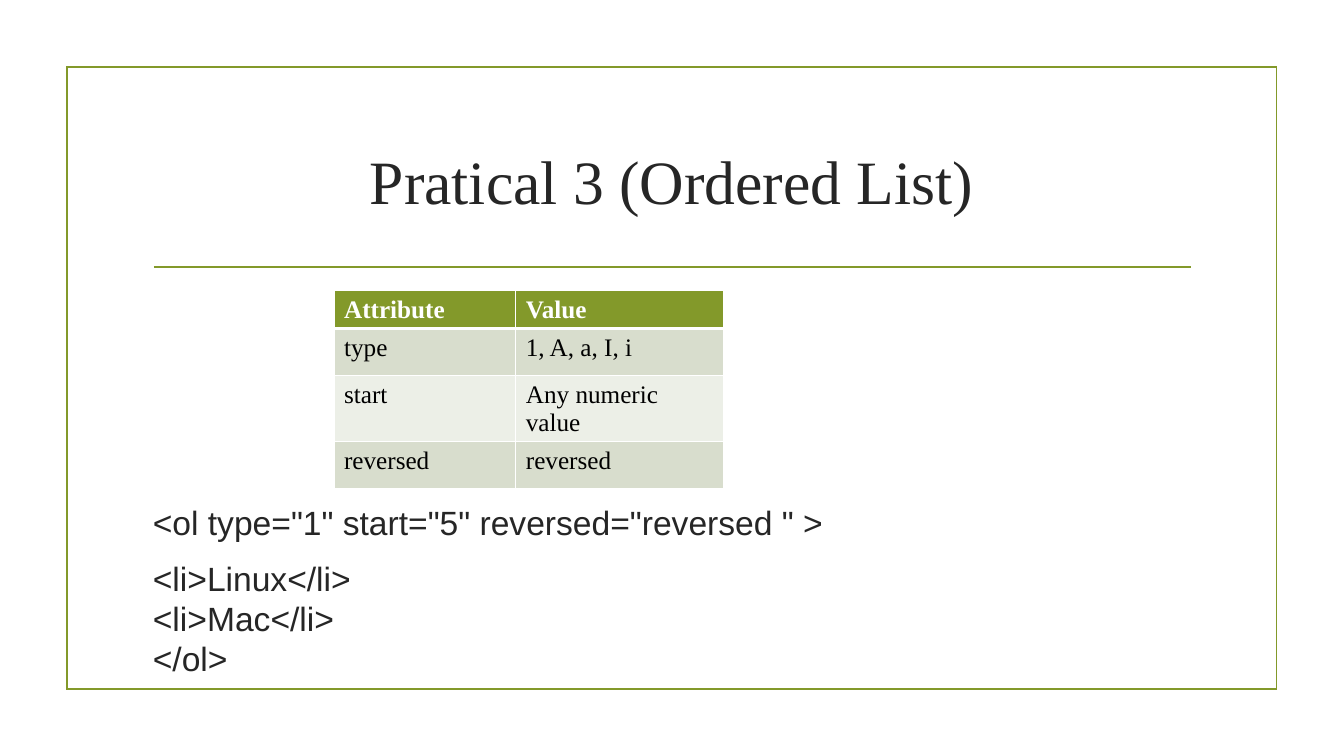
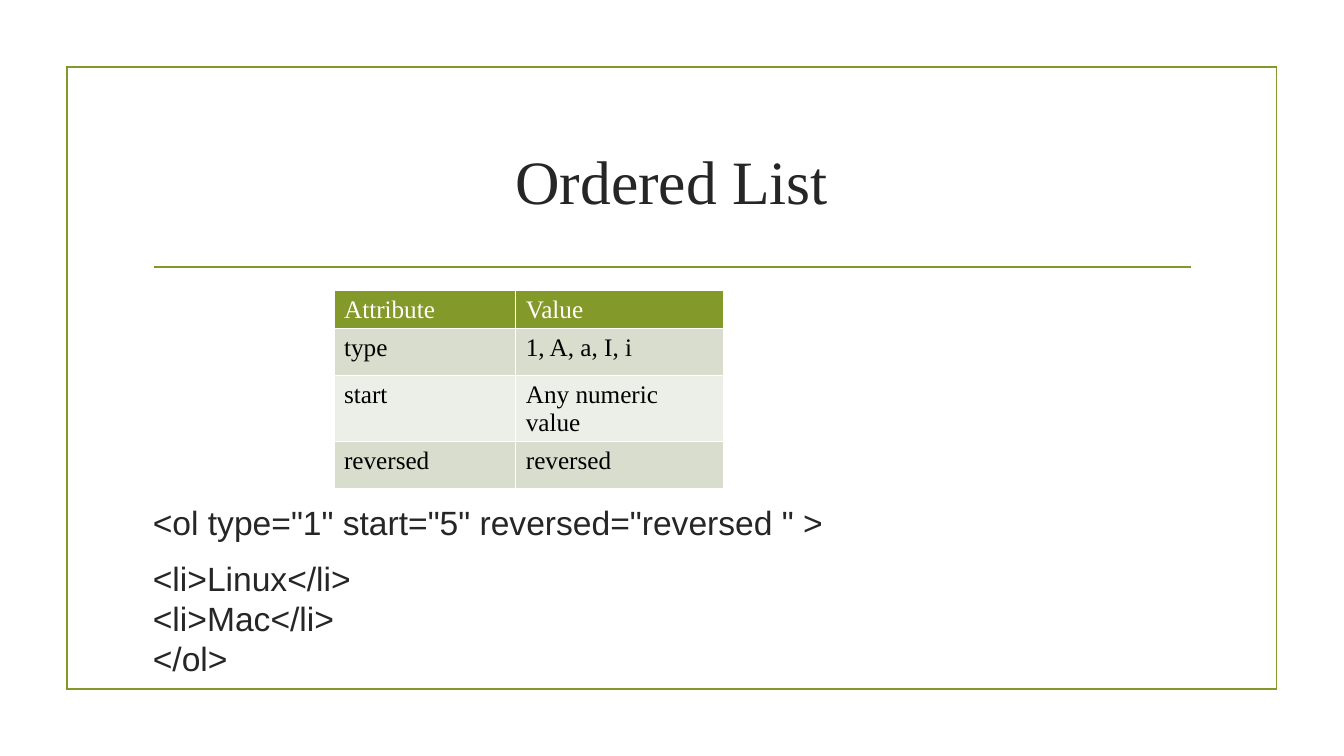
Before and after one commit to sagarshrestha81/FED, a slide deck: slide 22 of HTML.pptx (slide 20 before the commit). Drawn at 1344x756 pixels with LibreOffice and Linux fonts; fonts in the diff are those of the drawing; background and template pictures are left out. Boxes give left, top, right and bottom in pixels: in the first picture for what was removed or moved away, otherwise in the second. Text is boxed around its words. In the diff, an @@ line names an element or a change of style, - is before the commit and + after.

```diff
--- a/HTML.pptx
+++ b/HTML.pptx
@@ title at <box>515,161,828,205</box>: text changed @@
-Pratical 3 (Ordered List)
+Ordered List
@@ table at <box>334,290,723,474</box> @@
@@ bold off in "Attribute", "Value" @@
```
Also in this commit, not shown: 19 other slides changed, 4 slides added, 5 slides removed, 4 other files.
